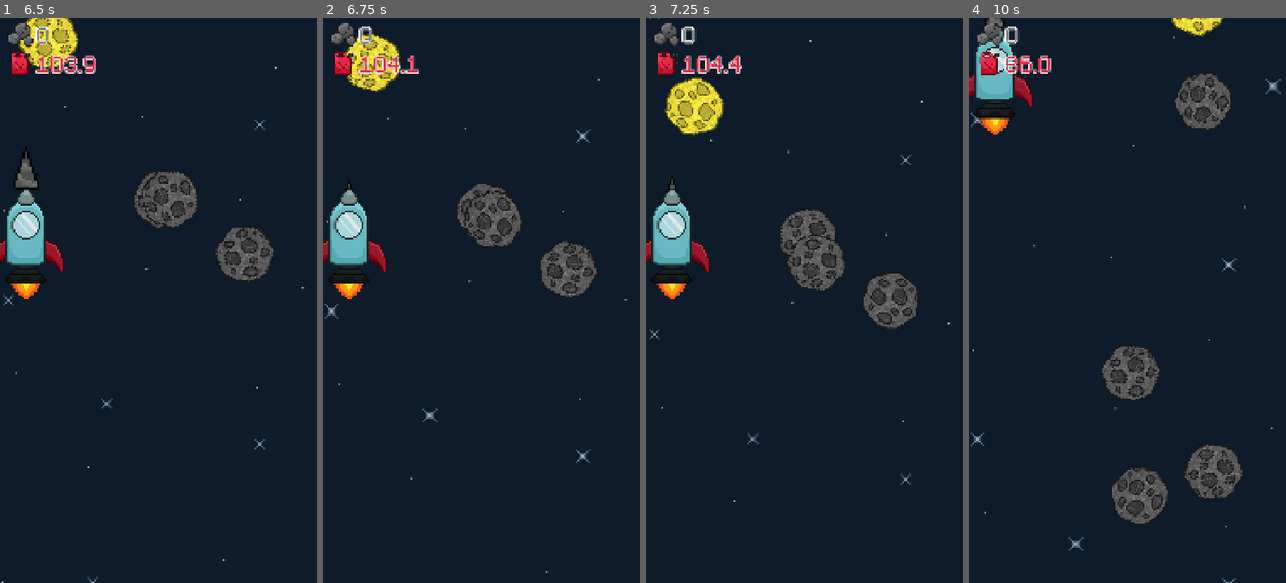
Above: before the commit, frames 1-4 (left to right).
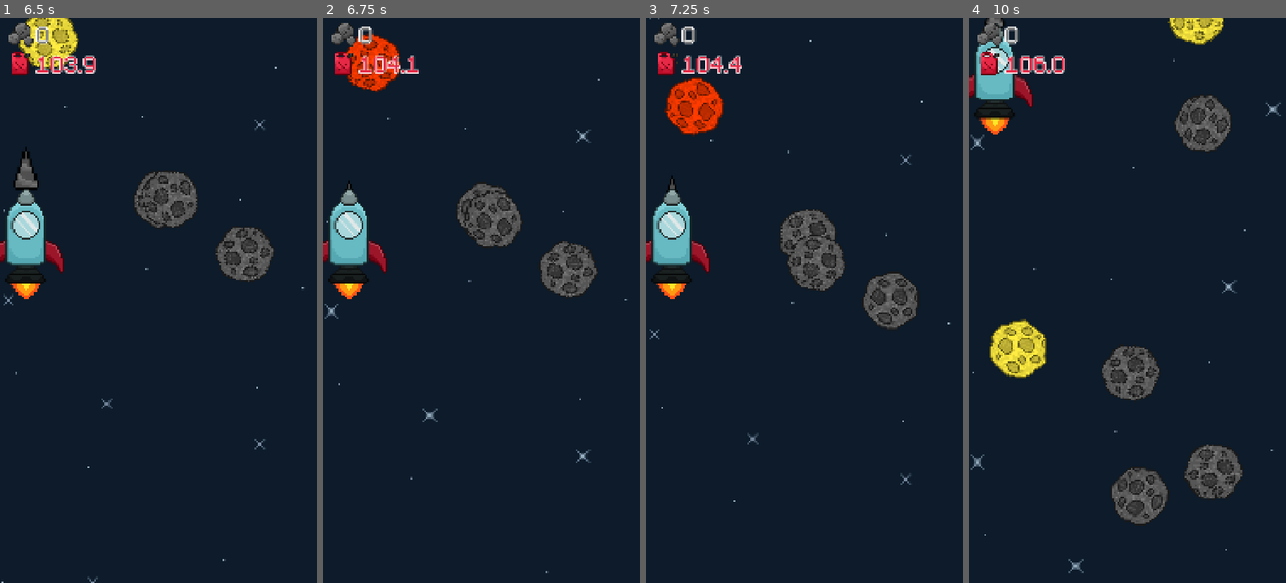
Above: after the commit, the same moments.

Repository: KRYPTO-CS/SpaceShooter
Game: Godot game, scene res://scenes/main.tscn
The game is run twice, just before and just after one commit, with the same random seed, the same clock (stepped at 60 frames per second) and the same inputs. Sound files missing from this copy of the repository are replaced by a short silence.
Inputs (mouse positions are in pixels of both pictures, inside the frame that each line leads up to):
- Up to frame 1 (6.5 s): move the mouse to (142, 413) at 0.52 s; click (142, 413) at 0.67 s; drag from (253, 385) to (158, 475) at 1.27 s; move the mouse to (63, 215) at 2.02 s; click (63, 215) at 2.17 s; drag from (174, 300) to (25, 560) at 2.77 s; move the mouse to (110, 159) at 3.52 s; click (110, 159) at 3.67 s; drag from (228, 272) to (244, 114) at 4.27 s; move the mouse to (95, 328) at 5.02 s; click (95, 328) at 5.17 s; drag from (190, 176) to (50, 147) at 5.77 s
- Up to frame 2 (6.75 s): move the mouse to (465, 413) at 6.52 s; click (465, 413) at 6.67 s
- Up to frame 3 (7.25 s): no input
- Up to frame 4 (10 s): drag from (1222, 385) to (1016, 108) at 7.27 s; move the mouse to (1032, 215) at 8.02 s; click (1032, 215) at 8.17 s; drag from (1143, 300) to (1032, 215) at 8.77 s; move the mouse to (1079, 159) at 9.52 s; click (1079, 159) at 9.67 s

Frame 1 is identical in both runs. In frame 2, 1.1% of the frame differs, in the area x 6-25%, y 2-14%; in frame 3, 1.4%; in frame 4, 4.4%, in the area x 0-99%, y 0-100%.
Error after the commit: Invalid call to function 'take_damage' in base 'Node2D (player.gd)'. Expected 1 argument(s). (res://scenes/asteroid.gd:33)

Commit message:
add visual effect for asteroids and the player taking damage, add invincibility mechanic for player after taking damage

Diff:
--- a/SpaceShooter/scenes/asteroid.gd
+++ b/SpaceShooter/scenes/asteroid.gd
@@ -26,11 +26,12 @@
 	# Take damage from flame
 	for area in get_overlapping_areas():
 		if area.is_in_group("flame"):
-			self.take_damage(0.025)
-
-func _on_area_entered(area):
-	if area.is_in_group("player"):
-		hit_player()
+			if area.get_parent().state != area.get_parent().PlayerState.INVINCIBLE:
+				self.take_damage(0.025)
+		if area.is_in_group("player"):
+			if area.get_parent().state != area.get_parent().PlayerState.INVINCIBLE:
+				area.get_parent().take_damage(1.0, 1)
+				hit_player()
 
 func take_damage(amount: float):
 	hp -= amount
@@ -45,7 +46,14 @@
 	queue_free()
 
 func hit_player():
+	# TODO: Boom
 	GameManager.add_score(-1)
 	GameManager.speed -= 20
 	AudioManager.play_sound(preload("res://sounds/playerHit.wav"))
 	queue_free()
+
+func flash_red():
+	var original_color = self.modulate
+	self.modulate = Color(1, 0.25, 0)
+	await get_tree().create_timer(0.075).timeout
+	self.modulate = original_color
--- a/SpaceShooter/scenes/bullet.gd
+++ b/SpaceShooter/scenes/bullet.gd
@@ -17,6 +17,7 @@
 
 func _on_area_entered(area):
 	if area.is_in_group("destroyable"):
+		area.flash_red()
 		area.take_damage(damage)
 		AudioManager.play_sound(preload("res://sounds/drillHit.wav"))
 		queue_free()
--- a/SpaceShooter/scenes/player.gd
+++ b/SpaceShooter/scenes/player.gd
@@ -5,6 +5,8 @@
 @export var x_limit := 300.0
 @export var y_limit := 500.0
 @export var shoot_interval := 0.3  # seconds between shots
+enum PlayerState { NORMAL, INVINCIBLE, DEAD }
+var state: PlayerState = PlayerState.NORMAL
 
 # charging
 @export var base_damage := 1.0
@@ -21,6 +23,10 @@
 var shoot_timer := 0.0
 var active_finger_index := -1
 var last_finger_pos := Vector2.ZERO
+
+# invincibility
+var flash_timer := 0.0
+var flash_interval := 0.1
 
 func _ready():
 	bullet_scene = preload("res://scenes/bullet.tscn")
@@ -42,6 +48,14 @@
 	# clamp player position to camera bounds
 	position.x = clamp(position.x, -x_limit, x_limit)
 	position.y = clamp(position.y, -y_limit, y_limit)
+
+	# handle invincibility
+	if state == PlayerState.INVINCIBLE:
+		flash_timer += delta
+		# toggle visibility every flash_interval
+		if flash_timer >= flash_interval:
+			visible = not visible
+			flash_timer = 0.0
 
 func _input(event):
 	if event is InputEventScreenTouch:
@@ -81,3 +95,16 @@
 	bullet.damage = current_damage
 	bullet.speed *= (1.0 + charge_ratio / 1.5)
 	get_parent().add_child(bullet)
+
+func take_damage(time):
+	state = PlayerState.INVINCIBLE
+	invincibility_timer(time)
+
+	self.modulate = Color(1, 0, 0)
+	await get_tree().create_timer(0.1).timeout
+	self.modulate = Color(1, 1, 1)
+
+func invincibility_timer(time):
+	await get_tree().create_timer(time).timeout
+	state = PlayerState.NORMAL
+	visible = true
Not shown, changed: SpaceShooter/index.html
Not shown, changed: docs/index.html
Not shown, changed: docs/index.pck
